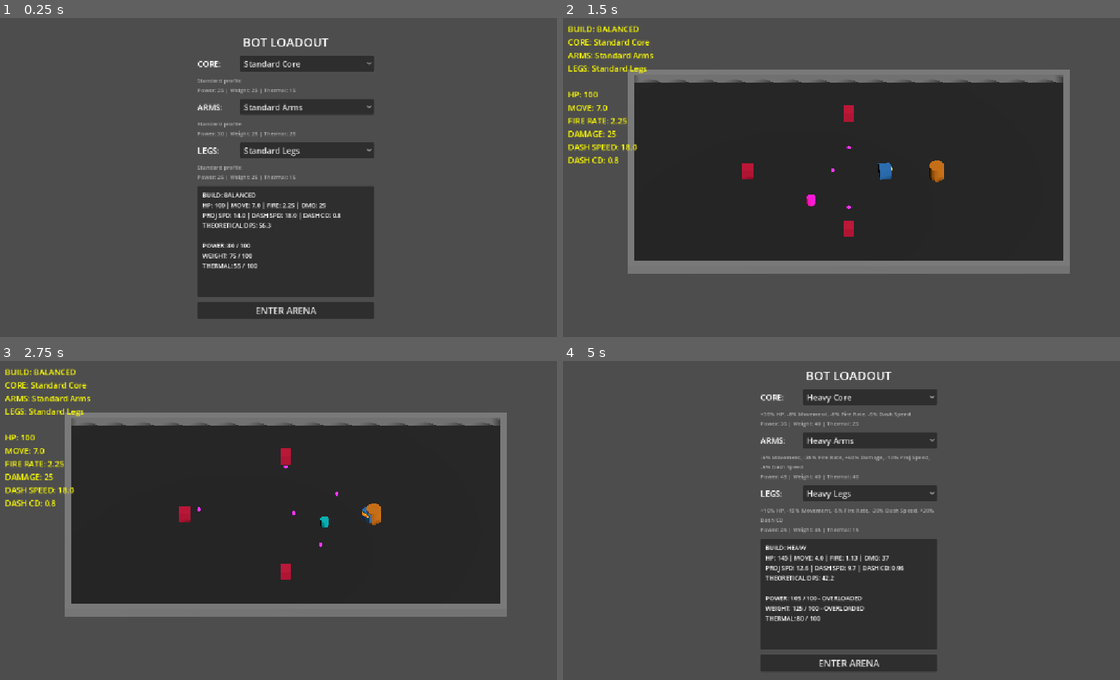
Above: before the commit, frames 1-4 (two rows, left to right).
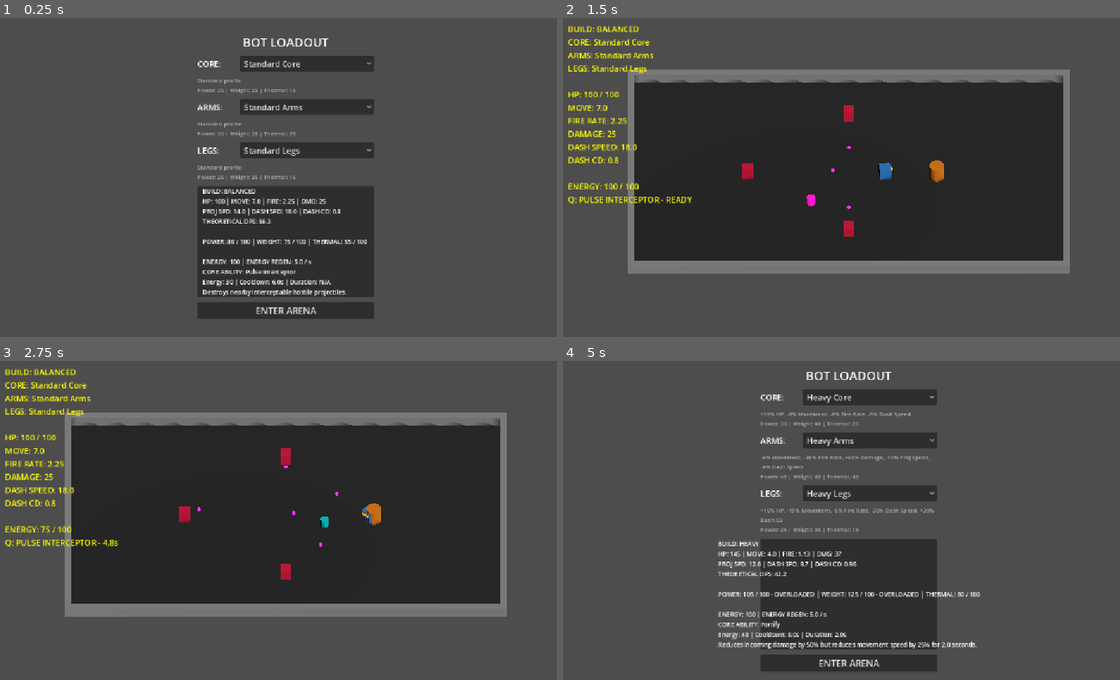
Above: after the commit, the same moments.

Repository: zwordup-sudo/BotArena
Game: Godot game, scene res://scenes/loadout_3d.tscn
Same seed, same stepped clock (60 frames per second), same inputs: the game is played once before the commit and once after it.
Inputs (mouse positions are in pixels of both pictures, inside the frame that each line leads up to):
- Up to frame 1 (0.25 s): no input
- Up to frame 2 (1.5 s): click "ENTER ARENA" at 0.5 s; tap Enter at 1.25 s; move the mouse to (975, 161) at 1.27 s; hold D (move_right) from 1.28 s (still down); tap Space (dash) at 1.35 s; click (975, 161) at 1.42 s
- Up to frame 3 (2.75 s): tap Q (core_ability, bound only after the commit) at 1.55 s; release D (move_right) at 2 s; drag from (167, 536) to (256, 584) at 2.02 s
- Up to frame 4 (5 s): move the mouse to (908, 447) at 2.77 s; hold D (move_right) 2.78-3.5 s; tap 1 at 2.85 s; tap 2 at 3.05 s; drag from (819, 584) to (674, 469) at 3.52 s; move the mouse to (1025, 568) at 4.27 s; hold A (move_left) from 4.28 s (still down); tap 3 at 4.35 s; tap Space (dash) at 4.55 s; tap Escape at 4.9 s

The runs differ from the first frame. In frame 1, 2.8% of the frame differs, in the area x 36-66%, y 53-88%; in frame 2, 0.5%; in frame 3, 0.4%; in frame 4, 3.4%, in the area x 27-75%, y 56-91%.

Commit message:
feat: add core active abilities and energy system

Diff:
--- a/project.godot
+++ b/project.godot
@@ -61,6 +61,12 @@
 "events": [Object(InputEventKey,"resource_local_to_scene":false,"resource_name":"","device":-1,"window_id":0,"alt_press …(190 unchanged characters)…
 ]
 }
+core_ability={
+"deadzone": 0.5,
+"events": [Object(InputEventKey,"resource_local_to_scene":false,"resource_name":"","device":-1,"window_id":0,"alt_pressed":false,"shift_pressed":false,"ctrl_pressed":false,"meta_pressed":false,"pressed":false,"keycode":81,"physical_keycode":0,"key_label":0,"unicode":0,"location":0,"echo":false,"script":null)
+]
+}
+
 
 [physics]
 
--- /dev/null
+++ b/resources/abilities/core/heavy_fortify.tres
@@ -0,0 +1,17 @@
+[gd_resource type="Resource" script_class="AbilityData" load_steps=2 format=3]
+
+[ext_resource type="Script" path="res://scripts/data/ability_data.gd" id="1_ability"]
+
+[resource]
+script = ExtResource("1_ability")
+id = "heavy_fortify"
+display_name = "Fortify"
+description = "Reduces incoming damage by 50% but reduces movement speed by 25% for 2.0 seconds."
+energy_cost = 40.0
+cooldown = 8.0
+duration = 2.0
+effect_type = 2
+pulse_radius = 0.0
+movement_speed_pct = -0.25
+dash_speed_pct = 0.0
+incoming_damage_multiplier = 0.50
--- /dev/null
+++ b/resources/abilities/core/light_overclock.tres
@@ -0,0 +1,17 @@
+[gd_resource type="Resource" script_class="AbilityData" load_steps=2 format=3]
+
+[ext_resource type="Script" path="res://scripts/data/ability_data.gd" id="1_ability"]
+
+[resource]
+script = ExtResource("1_ability")
+id = "light_overclock"
+display_name = "Overclock"
+description = "Increases Movement Speed by 25% and Dash Speed by 20% for 2.25 seconds."
+energy_cost = 35.0
+cooldown = 6.0
+duration = 2.25
+effect_type = 1
+pulse_radius = 0.0
+movement_speed_pct = 0.25
+dash_speed_pct = 0.20
+incoming_damage_multiplier = 1.0
--- /dev/null
+++ b/resources/abilities/core/standard_pulse.tres
@@ -0,0 +1,17 @@
+[gd_resource type="Resource" script_class="AbilityData" load_steps=2 format=3]
+
+[ext_resource type="Script" path="res://scripts/data/ability_data.gd" id="1_ability"]
+
+[resource]
+script = ExtResource("1_ability")
+id = "standard_pulse"
+display_name = "Pulse Interceptor"
+description = "Destroys nearby interceptable hostile projectiles."
+energy_cost = 30.0
+cooldown = 6.0
+duration = 0.0
+effect_type = 0
+pulse_radius = 3.25
+movement_speed_pct = 0.0
+dash_speed_pct = 0.0
+incoming_damage_multiplier = 1.0
--- a/resources/parts/core/heavy_core.tres
+++ b/resources/parts/core/heavy_core.tres
@@ -1,9 +1,10 @@
-[gd_resource type="Resource" script_class="PartData" load_steps=2 format=3]
+[gd_resource type="Resource" script_class="PartData" load_steps=3 format=3]
 
-[ext_resource type="Script" path="res://scripts/data/part_data.gd" id="1_partdata"]
+[ext_resource type="Resource" path="res://resources/abilities/core/heavy_fortify.tres" id="1_ability"]
+[ext_resource type="Script" path="res://scripts/data/part_data.gd" id="2_partdata"]
 
 [resource]
-script = ExtResource("1_partdata")
+script = ExtResource("2_partdata")
 id = "heavy_core"
 display_name = "Heavy Core"
 slot = 0
@@ -19,3 +20,4 @@
 power_cost = 35.0
 weight_cost = 40.0
 thermal_load = 25.0
+active_ability = ExtResource("1_ability")
--- a/resources/parts/core/light_core.tres
+++ b/resources/parts/core/light_core.tres
@@ -1,9 +1,10 @@
-[gd_resource type="Resource" script_class="PartData" load_steps=2 format=3]
+[gd_resource type="Resource" script_class="PartData" load_steps=3 format=3]
 
-[ext_resource type="Script" path="res://scripts/data/part_data.gd" id="1_partdata"]
+[ext_resource type="Resource" path="res://resources/abilities/core/light_overclock.tres" id="1_ability"]
+[ext_resource type="Script" path="res://scripts/data/part_data.gd" id="2_partdata"]
 
 [resource]
-script = ExtResource("1_partdata")
+script = ExtResource("2_partdata")
 id = "light_core"
 display_name = "Light Core"
 slot = 0
@@ -19,3 +20,4 @@
 power_cost = 20.0
 weight_cost = 15.0
 thermal_load = 10.0
+active_ability = ExtResource("1_ability")
--- a/resources/parts/core/standard_core.tres
+++ b/resources/parts/core/standard_core.tres
@@ -1,9 +1,10 @@
-[gd_resource type="Resource" script_class="PartData" load_steps=2 format=3]
+[gd_resource type="Resource" script_class="PartData" load_steps=3 format=3]
 
-[ext_resource type="Script" path="res://scripts/data/part_data.gd" id="1_partdata"]
+[ext_resource type="Resource" path="res://resources/abilities/core/standard_pulse.tres" id="1_ability"]
+[ext_resource type="Script" path="res://scripts/data/part_data.gd" id="2_partdata"]
 
 [resource]
-script = ExtResource("1_partdata")
+script = ExtResource("2_partdata")
 id = "standard_core"
 display_name = "Standard Core"
 slot = 0
@@ -19,3 +20,4 @@
 power_cost = 25.0
 weight_cost = 25.0
 thermal_load = 15.0
+active_ability = ExtResource("1_ability")
--- /dev/null
+++ b/scripts/data/ability_data.gd
@@ -0,0 +1,24 @@
+class_name AbilityData
+extends Resource
+
+enum EffectType {
+	PULSE_INTERCEPT,
+	TEMPORARY_STAT_MODIFIER,
+	DAMAGE_REDUCTION
+}
+
+@export var id: String = ""
+@export var display_name: String = ""
+@export_multiline var description: String = ""
+
+@export var energy_cost: float = 0.0
+@export var cooldown: float = 0.0
+@export var duration: float = 0.0
+
+@export var effect_type: EffectType = EffectType.PULSE_INTERCEPT
+
+# Ability-specific configuration fields
+@export var pulse_radius: float = 0.0
+@export var movement_speed_pct: float = 0.0
+@export var dash_speed_pct: float = 0.0
+@export var incoming_damage_multiplier: float = 1.0
--- a/scripts/data/part_data.gd
+++ b/scripts/data/part_data.gd
@@ -22,3 +22,6 @@
 @export var power_cost: float = 0.0
 @export var weight_cost: float = 0.0
 @export var thermal_load: float = 0.0
+
+# Active Ability (Core only)
+@export var active_ability: Resource
--- a/scripts/enemy_projectile_3d.gd
+++ b/scripts/enemy_projectile_3d.gd
@@ -8,6 +8,7 @@
 var direction: Vector3 = Vector3.FORWARD
 
 func _ready() -> void:
+	add_to_group("hostile_projectile")
 	direction = Vector3(direction.x, 0.0, direction.z).normalized()
 	body_entered.connect(_on_body_entered)
 	area_entered.connect(_on_area_entered)
--- a/scripts/loadout_3d.gd
+++ b/scripts/loadout_3d.gd
@@ -137,14 +137,23 @@
 	if calc.system_stress:
 		stress_txt = " | SYSTEM STRESS - Dash Cooldown +15%"
 
+	# Core active ability summary
+	var ability_txt = "CORE ABILITY: None"
+	if current_build.core and current_build.core.active_ability:
+		var ab = current_build.core.active_ability
+		var dur_str = (str(ab.duration) + "s") if ab.duration > 0.0 else "N/A"
+		ability_txt = "CORE ABILITY: " + ab.display_name + "\n" + \
+			"Energy: " + str(int(ab.energy_cost)) + " | Cooldown: " + str(ab.cooldown) + "s | Duration: " + dur_str + "\n" + \
+			ab.description
+
 	stats_label.text = (
 		"BUILD: " + build_name + stress_txt + "\n" +
 		"HP: " + str(int(calc.max_health)) + " | MOVE: " + str(snapped(calc.movement_speed, 0.1)) + " | FIRE: " + str(snapped(calc.fire_rate, 0.01)) + " | DMG: " + str(int(calc.projectile_damage)) + "\n" +
 		"PROJ SPD: " + str(snapped(calc.projectile_speed, 0.1)) + " | DASH SPD: " + str(snapped(calc.dash_speed, 0.1)) + " | DASH CD: " + str(snapped(calc.dash_cooldown, 0.01)) + "\n" +
 		"THEORETICAL DPS: " + str(snapped(dps, 0.1)) + "\n\n" +
-		"POWER: " + power_txt + "\n" +
-		"WEIGHT: " + weight_txt + "\n" +
-		"THERMAL: " + thermal_txt
+		"POWER: " + power_txt + " | WEIGHT: " + weight_txt + " | THERMAL: " + thermal_txt + "\n\n" +
+		"ENERGY: 100 | ENERGY REGEN: 5.0 / s\n" +
+		ability_txt
 	)
 
 func _on_enter_pressed() -> void:
--- a/scripts/player_3d.gd
+++ b/scripts/player_3d.gd
@@ -52,6 +52,22 @@
 var dash_timer: float = 0.0
 var dash_cooldown_timer: float = 0.0
 var dash_direction: Vector3 = Vector3.ZERO
+
+# Energy System
+var max_energy: float = 100.0
+var energy_regen_per_second: float = 5.0
+var current_energy: float = 100.0
+
+# Temporary Active Ability Stat Modifiers
+var temporary_speed_mod: float = 0.0
+var temporary_dash_speed_mod: float = 0.0
+var incoming_damage_multiplier: float = 1.0
+
+# Active Ability State
+var cooldown_timer: float = 0.0
+var duration_timer: float = 0.0
+var is_ability_active: bool = false
+var current_build_name: String = "BALANCED"
 
 func _ready() -> void:
 	# Load existing selection from autoload GameSession if available
@@ -81,17 +97,28 @@
 	if bot_build:
 		var calc = load("res://scripts/data/bot_stat_calculator.gd").calculate(bot_build)
 		max_health = calc.max_health
-		speed = calc.movement_speed
+		speed = calc.movement_speed * (1.0 + temporary_speed_mod)
 		fire_rate = calc.fire_rate
 		projectile_damage = calc.projectile_damage
 		projectile_speed = calc.projectile_speed
 
-		dash_speed = calc.dash_speed
+		dash_speed = calc.dash_speed * (1.0 + temporary_dash_speed_mod)
 		dash_duration = calc.dash_duration
 		dash_cooldown = calc.dash_cooldown
 
 func apply_build(new_build: Resource, build_name: String) -> void:
 	bot_build = new_build
+	current_build_name = build_name
+
+	# Clear temporary stat overrides
+	is_ability_active = false
+	temporary_speed_mod = 0.0
+	temporary_dash_speed_mod = 0.0
+	incoming_damage_multiplier = 1.0
+	cooldown_timer = 0.0
+	duration_timer = 0.0
+	current_energy = max_energy
+
 	recalculate_stats()
 	current_health = max_health
 
@@ -123,22 +150,6 @@
 	print("Damage: ", int(projectile_damage))
 	print("Dash speed: ", dash_speed)
 	print("Dash cooldown: ", dash_cooldown)
-
-	# Update Canvas UI Label
-	var label = get_tree().current_scene.get_node_or_null("CanvasLayer/DebugLabel")
-	if label:
-		label.text = (
-			"BUILD: " + build_name + "\n" +
-			"CORE: " + core_name + "\n" +
-			"ARMS: " + arms_name + "\n" +
-			"LEGS: " + legs_name + "\n\n" +
-			"HP: " + str(int(max_health)) + "\n" +
-			"MOVE: " + str(speed) + "\n" +
-			"FIRE RATE: " + str(fire_rate) + "\n" +
-			"DAMAGE: " + str(int(projectile_damage)) + "\n" +
-			"DASH SPEED: " + str(dash_speed) + "\n" +
-			"DASH CD: " + str(dash_cooldown)
-		)
 
 func apply_custom_build() -> void:
 	# Instantiate standard BotBuild class dynamically to protect original resource files
@@ -220,11 +231,157 @@
 	if fire_cooldown_timer > 0.0:
 		fire_cooldown_timer -= delta
 
+	# Energy Regeneration
+	current_energy = clamp(current_energy + energy_regen_per_second * delta, 0.0, max_energy)
+
+	# Ability Cooldown tracking
+	if cooldown_timer > 0.0:
+		cooldown_timer -= delta
+
+	# Ability Duration tracking
+	if is_ability_active:
+		duration_timer -= delta
+		if duration_timer <= 0.0:
+			end_ability()
+
+	# Trigger core ability
+	if Input.is_action_just_pressed("core_ability"):
+		activate_ability()
+
 	# Primary Attack (Continuous fire)
 	if Input.is_action_pressed("attack_primary"):
 		if fire_cooldown_timer <= 0.0:
 			shoot()
 			fire_cooldown_timer = 1.0 / fire_rate
+
+	# Update Canvas HUD
+	update_canvas_hud()
+
+func activate_ability() -> void:
+	if not bot_build or not bot_build.core or not bot_build.core.active_ability:
+		return
+	var ability = bot_build.core.active_ability
+	if cooldown_timer > 0.0:
+		return
+	if current_energy < ability.energy_cost:
+		return
+
+	# Consume energy and trigger cooldown
+	current_energy -= ability.energy_cost
+	cooldown_timer = ability.cooldown
+
+	var effect_type = ability.get("effect_type")
+	if effect_type == 0: # PULSE_INTERCEPT
+		execute_pulse(ability.pulse_radius)
+	elif effect_type == 1: # TEMPORARY_STAT_MODIFIER
+		start_stat_modifier(ability)
+	elif effect_type == 2: # DAMAGE_REDUCTION
+		start_damage_reduction(ability)
+
+func execute_pulse(radius: float) -> void:
+	# Visual ring effect
+	create_pulse_visual(radius)
+
+	# Find hostile projectiles in group
+	var project_group = get_tree().get_nodes_in_group("hostile_projectile")
+	for proj in project_group:
+		if is_instance_valid(proj) and proj.get("can_be_intercepted") == true:
+			var dist = global_position.distance_to(proj.global_position)
+			if dist <= radius:
+				proj.queue_free()
+
+func create_pulse_visual(radius: float) -> void:
+	var mesh_instance = MeshInstance3D.new()
+	var sphere = SphereMesh.new()
+	sphere.radius = radius
+	sphere.height = radius * 2.0
+	mesh_instance.mesh = sphere
+
+	var mat = StandardMaterial3D.new()
+	mat.albedo_color = Color(0.2, 0.6, 1.0, 0.3)
+	mat.transparency = BaseMaterial3D.TRANSPARENCY_ALPHA
+	mat.shading_mode = BaseMaterial3D.SHADING_MODE_UNSHADED
+	mesh_instance.material_override = mat
+
+	get_parent().add_child(mesh_instance)
+	mesh_instance.global_position = global_position
+
+	# Scale animation
+	mesh_instance.scale = Vector3.ZERO
+	var tween = create_tween()
+	tween.tween_property(mesh_instance, "scale", Vector3.ONE, 0.25)
+	tween.tween_callback(mesh_instance.queue_free)
+
+func start_stat_modifier(ability: Resource) -> void:
+	is_ability_active = true
+	duration_timer = ability.duration
+	temporary_speed_mod = ability.movement_speed_pct
+	temporary_dash_speed_mod = ability.dash_speed_pct
+
+	# Cyan color shader indication
+	var active_mat = StandardMaterial3D.new()
+	active_mat.albedo_color = Color(0.2, 0.9, 0.9)
+	active_mat.roughness = 0.4
+	aim_pivot.get_node("BodyMesh").material_override = active_mat
+
+	recalculate_stats()
+
+func start_damage_reduction(ability: Resource) -> void:
+	is_ability_active = true
+	duration_timer = ability.duration
+	temporary_speed_mod = ability.movement_speed_pct
+	incoming_damage_multiplier = ability.incoming_damage_multiplier
+
+	# Steel/Yellow color shader indication
+	var active_mat = StandardMaterial3D.new()
+	active_mat.albedo_color = Color(0.9, 0.7, 0.1)
+	active_mat.roughness = 0.2
+	aim_pivot.get_node("BodyMesh").material_override = active_mat
+
+	recalculate_stats()
+
+func end_ability() -> void:
+	is_ability_active = false
+	temporary_speed_mod = 0.0
+	temporary_dash_speed_mod = 0.0
+	incoming_damage_multiplier = 1.0
+
+	aim_pivot.get_node("BodyMesh").material_override = null
+	recalculate_stats()
+
+func update_canvas_hud() -> void:
+	var label = get_tree().current_scene.get_node_or_null("CanvasLayer/DebugLabel")
+	if label:
+		var core_name = bot_build.core.display_name if (bot_build and bot_build.core) else "None"
+		var arms_name = bot_build.arms.display_name if (bot_build and bot_build.arms) else "None"
+		var legs_name = bot_build.legs.display_name if (bot_build and bot_build.legs) else "None"
+
+		# Format ability status
+		var ability_status = "NONE"
+		if bot_build and bot_build.core and bot_build.core.active_ability:
+			var ability = bot_build.core.active_ability
+			var ab_name = ability.display_name.to_upper()
+			if is_ability_active:
+				ability_status = ab_name + " - ACTIVE " + str(snapped(duration_timer, 0.1)) + "s"
+			elif cooldown_timer > 0.0:
+				ability_status = ab_name + " - " + str(snapped(cooldown_timer, 0.1)) + "s"
+			else:
+				ability_status = ab_name + " - READY"
+
+		label.text = (
+			"BUILD: " + current_build_name + "\n" +
+			"CORE: " + core_name + "\n" +
+			"ARMS: " + arms_name + "\n" +
+			"LEGS: " + legs_name + "\n\n" +
+			"HP: " + str(int(current_health)) + " / " + str(int(max_health)) + "\n" +
+			"MOVE: " + str(snapped(speed, 0.1)) + "\n" +
+			"FIRE RATE: " + str(snapped(fire_rate, 0.01)) + "\n" +
+			"DAMAGE: " + str(int(projectile_damage)) + "\n" +
+			"DASH SPEED: " + str(snapped(dash_speed, 0.1)) + "\n" +
+			"DASH CD: " + str(snapped(dash_cooldown, 0.01)) + "\n\n" +
+			"ENERGY: " + str(int(current_energy)) + " / 100\n" +
+			"Q: " + ability_status
+		)
 
 func start_dash() -> void:
 	var input_dir := Input.get_vector("move_left", "move_right", "move_up", "move_down")
@@ -261,7 +418,8 @@
 	proj.speed = projectile_speed
 
 func take_damage(amount: float) -> void:
-	current_health = clamp(current_health - amount, 0.0, max_health)
+	var final_dmg = amount * incoming_damage_multiplier
+	current_health = clamp(current_health - final_dmg, 0.0, max_health)
 	print("Player3D remaining health: ", int(current_health))
 	if current_health <= 0.0:
 		die()
Not shown, added: scripts/data/ability_data.gd.uid
